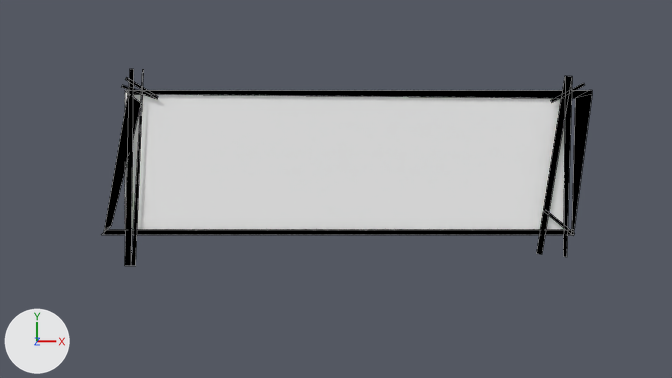
The Blender file resources/challenge_canvas.blend: old version first, new version second.
Both versions are drawn from the file's camera 'Camera'. Lighting does not change. The marker at lower left points along +X, +Y and +Z. Mesh edges are drawn as thin lines.

Objects in the first picture: 'main_canvas'.
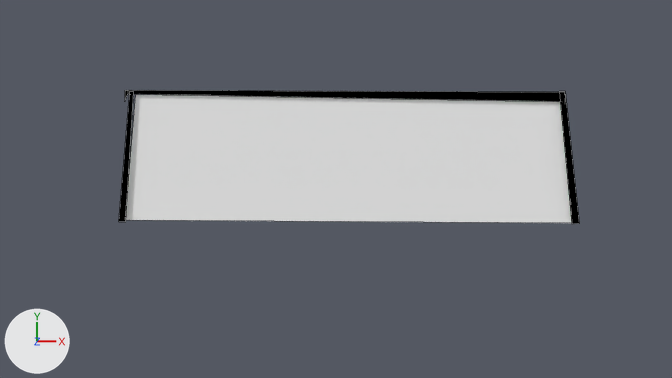
Location of each change, (x1, y1, x2, y2) in pixels of the pictures (672 x 378 px):
'main_canvas', reshaped (6% narrower, 32% shorter)
    before: (102, 69, 592, 266)
    after: (119, 90, 579, 224)
part 1 of me_plane, rebuilt (20% narrower, 33% shorter)
    before: (125, 69, 144, 266)
    after: (119, 91, 134, 222)
part 2 of me_plane, rebuilt (110% wider, 26% shorter)
    before: (563, 76, 572, 257)
    after: (559, 91, 579, 224)
part 3 of me_plane, deleted
    before: (125, 77, 158, 99)
part 4 of me_plane, deleted
    before: (544, 210, 574, 235)
part 5 of me_plane, deleted
    before: (122, 85, 158, 99)
part 6 of me_plane, cut back
    before: (102, 76, 592, 254)
    after: (125, 90, 572, 223)

Diff of the bpy script that builds the scene:
```diff
--- a/resources/challenge_canvas.blend.py
+++ b/resources/challenge_canvas.blend.py
@@ me_plane @@
 # used by ob_main_canvas; location = (0.31, -0.2, 0.0); scale = (5.41, 1.71, 1.71)
-me_plane.from_pydata(...)  # 57 vertices, 17 faces, 4 loose edges; spans x -1.1..1.12, y -1.49..1.32, z 0.0..0.07
+me_plane.from_pydata(...)  # 22 vertices, 6 faces, 1 loose edge; spans x -1.02..1.06, y -0.89..1.02, z 0.0..0.07
+# me_plane part 1: the loose piece of 7 vertices spanning x -1.0..-0.91, y -1.49..1.32, z 0.07 is rebuilt with 4 vertices and now spans x -1.02..-0.95, y -0.86..1.0, z 0.07
+# me_plane part 2: the loose piece of 4 vertices spanning x 0.99..1.03, y -1.37..1.22, z 0.07 is rebuilt with 4 vertices and now spans x 0.97..1.06, y -0.89..1.0, z 0.07
+# me_plane part 3: the loose piece of 4 vertices spanning x -0.99..-0.84, y 0.89..1.2, z 0.07 is deleted
+# me_plane part 4: the loose piece of 4 vertices spanning x 0.9..1.04, y -1.06..-0.69, z 0.07 is deleted
+# me_plane part 5: the loose piece of 4 vertices spanning x -1.01..-0.84, y 0.88..1.09, z 0.07 is deleted
+# me_plane part 6
+# 30 vertices are removed from x -1.1..1.12, y -1.33..1.22, z 0.0..0.07
+# 11 faces are deleted
+# 4 loose edges are deleted
+# 10 vertices are added at x -1.0..1.03, y -0.88..1.0, z 0.0..0.07
+# 1 loose edge is added
+# 1 new face joins them, mat_paper_canvas (its picture is missing)
+# 3 new faces join them, mat_blacksticks (black #000000)
 me_plane.materials.append(mat_paper_canvas)
```
